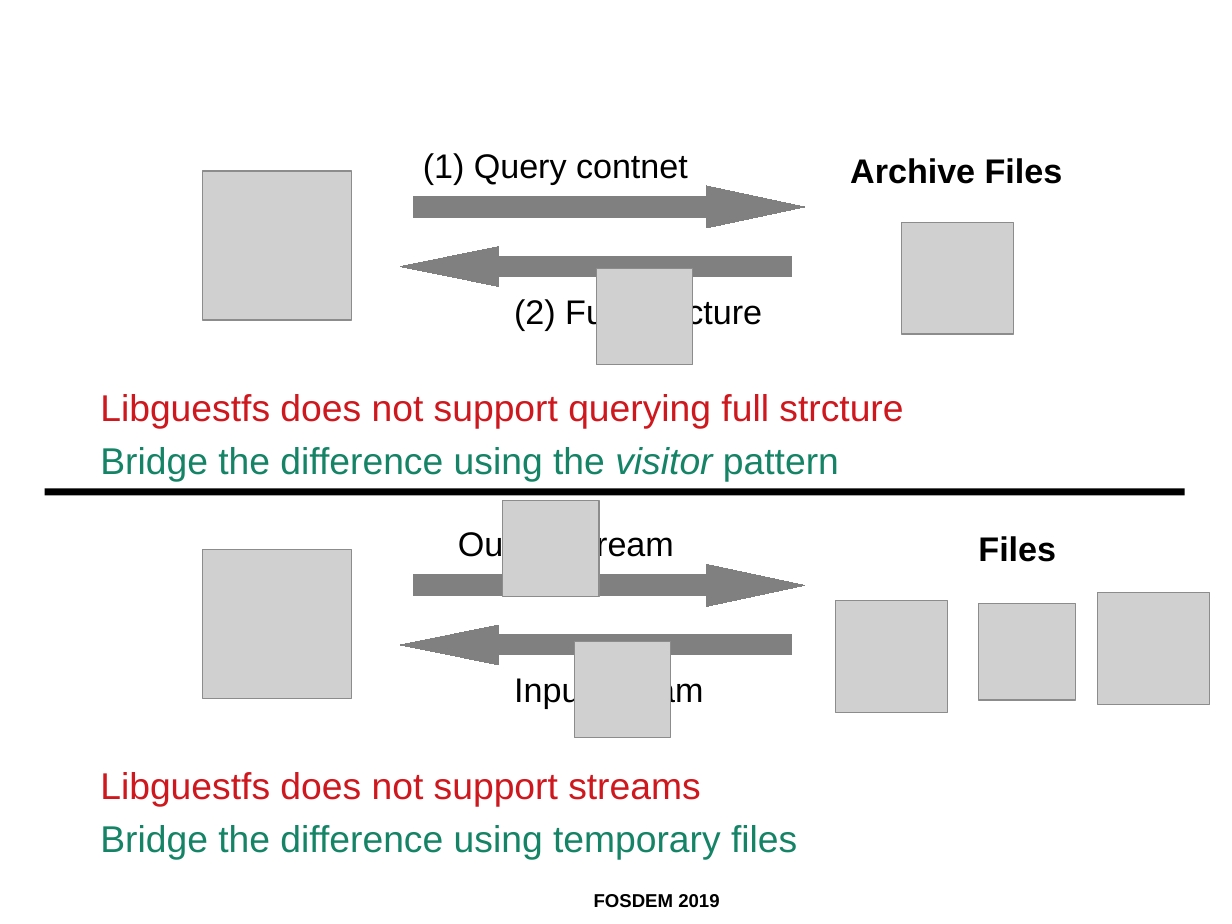
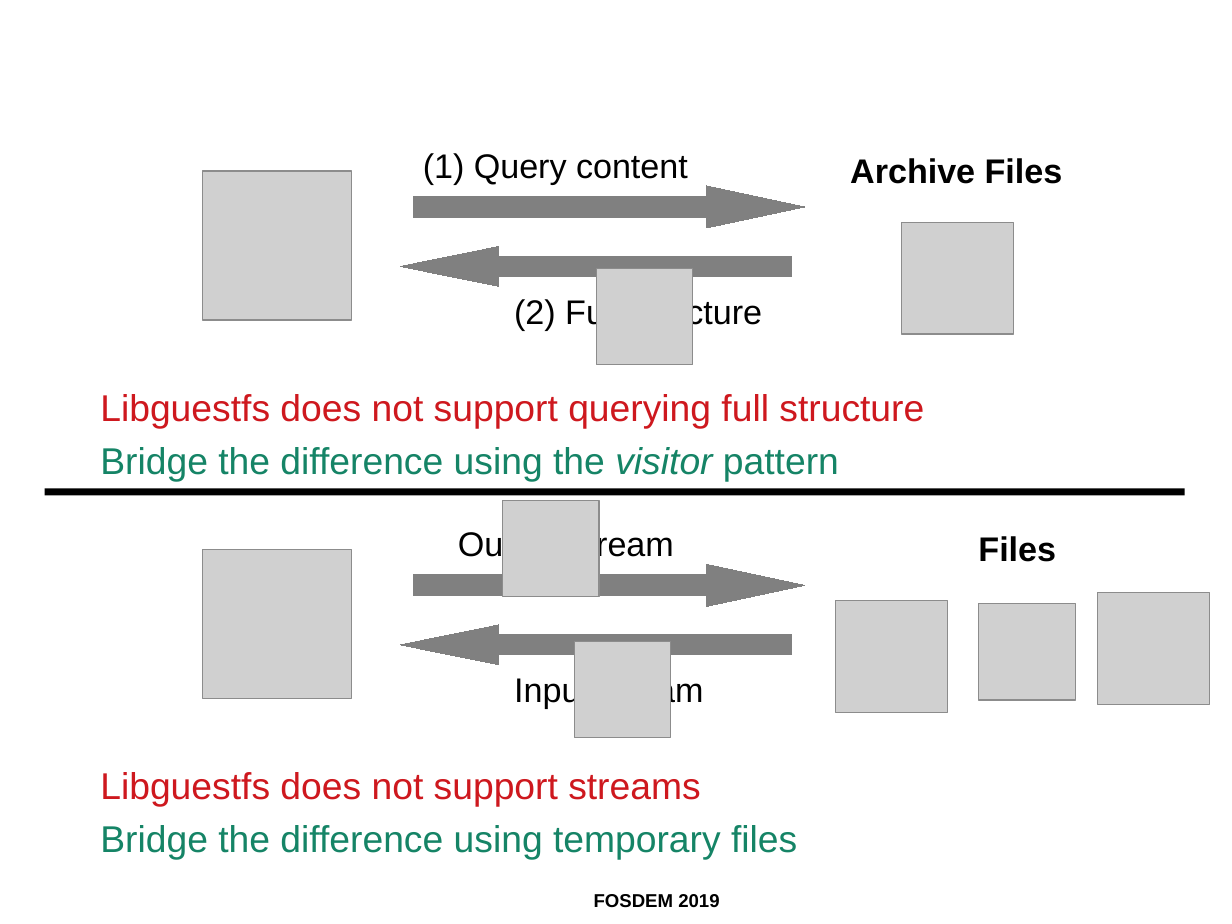
Before and after one commit to ahadas/ahadas.github.io, a slide deck: slide 20 of slides/toward_exploring_virtual_disks_using_a_file_manager.odp. Drawn at 1232x924 pixels with LibreOffice and Linux fonts; fonts in the diff are those of the drawing; grey boxes stand for pictures; background and template pictures are left out. Boxes give left, top, right and bottom in pixels: in the first picture for what was removed or moved away, otherwise in the second. Text is boxed around its words. In the diff, an @@ line names an element or a change of style, - is before the commit and + after.

Commit message:
fosdem presentation

```diff
--- a/slides/toward_exploring_virtual_disks_using_a_file_manager.odp
+++ b/slides/toward_exploring_virtual_disks_using_a_file_manager.odp
@@ text at [423, 153, 688, 185]: text changed @@
-(1) Query contnet
+(1) Query content
@@ text at [100, 394, 924, 429]: text changed @@
-Libguestfs does not support querying full strcture
+Libguestfs does not support querying full structure
```
